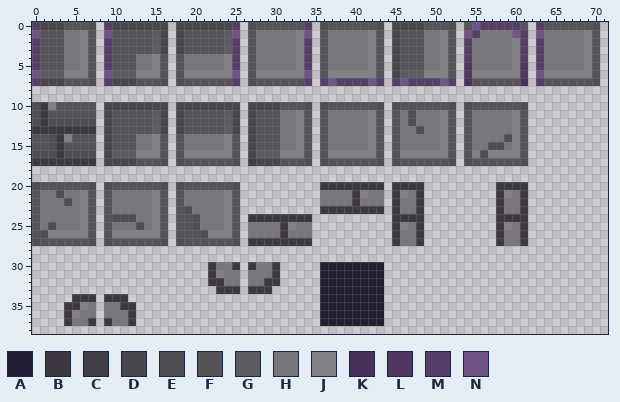
Two versions of one pixel-art file, AIProject/Assets/sprites/Asperite Files/dungeon_tileSheet.aseprite. The first picture shows the starting point.
72x64 pixels, 1 frame. Colours within 5 levels of each other are drawn and written as one. Shown: x 0..71, y 0..38.
Palette (. is transparent): A #222034  B #3e3842  C #423e46  D #4a464d  E #4f4e52  F #575459  G #5f5b62  H #78767a  J #838185  K #48305a  L #4f3760  M #563e67  N #72538a
Pixels before (only the part around the change), first column x 33:
24 BB..........BBBB........
25 HH..........BJHB........
26 HH..........BHHB........
27 BB..........BHHB........
28 ........................
29 ........................
30 ...AAAAAAAA.............
31 ...AAAAAAAA.............
32 ...AAAAAAAA.............
33 ...AAAAAAAA.............
34 ...AAAAAAAA.............
35 ...AAAAAAAA.............
36 ...AAAAAAAA.............
37 ...AAAAAAAA.............
38 ........................
And afterwards:
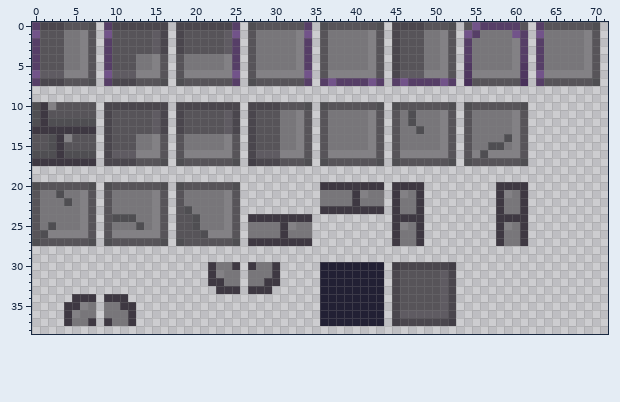
Changes in this commit:
Changed rows in their new state; - is an unchanged pixel.
first column x 45:
30 CDDDDDDC
31 DFFFFFGD
32 DFFFFFGD
33 DFFFFFGD
34 DFFFFFGD
35 DFFFFFGD
36 DGGGGGGD
37 CDDDDDDC
